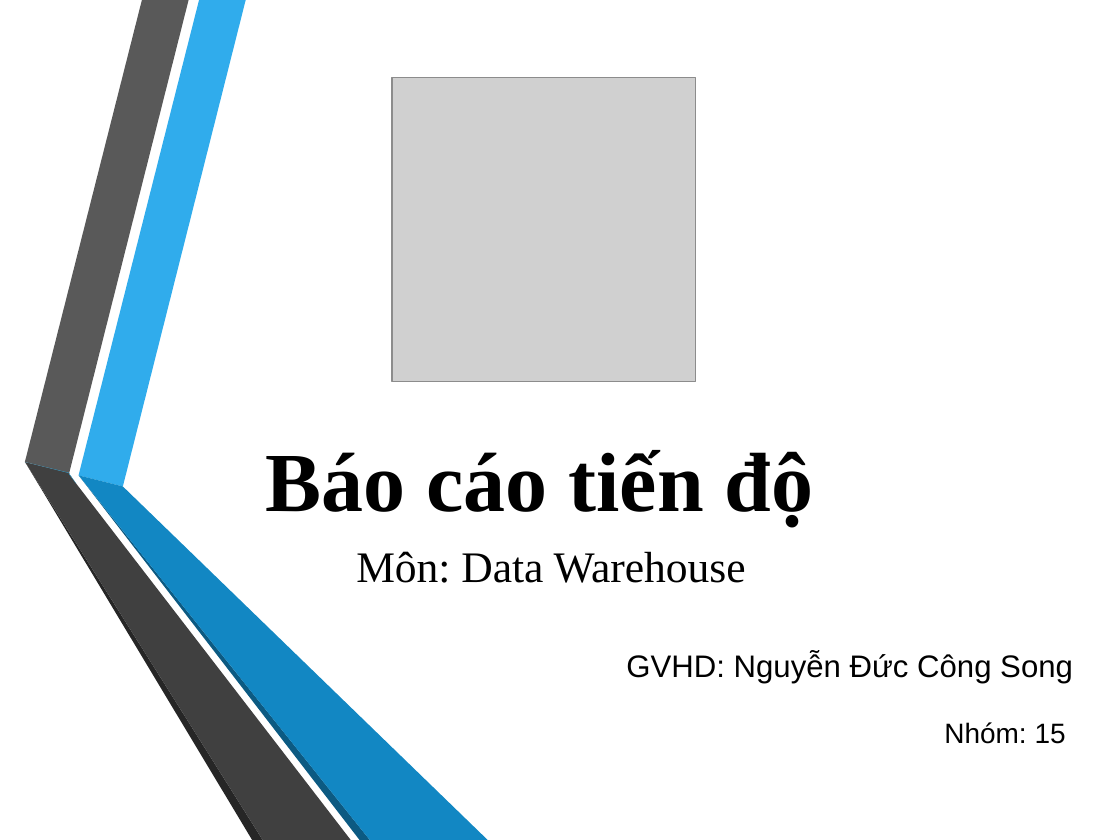
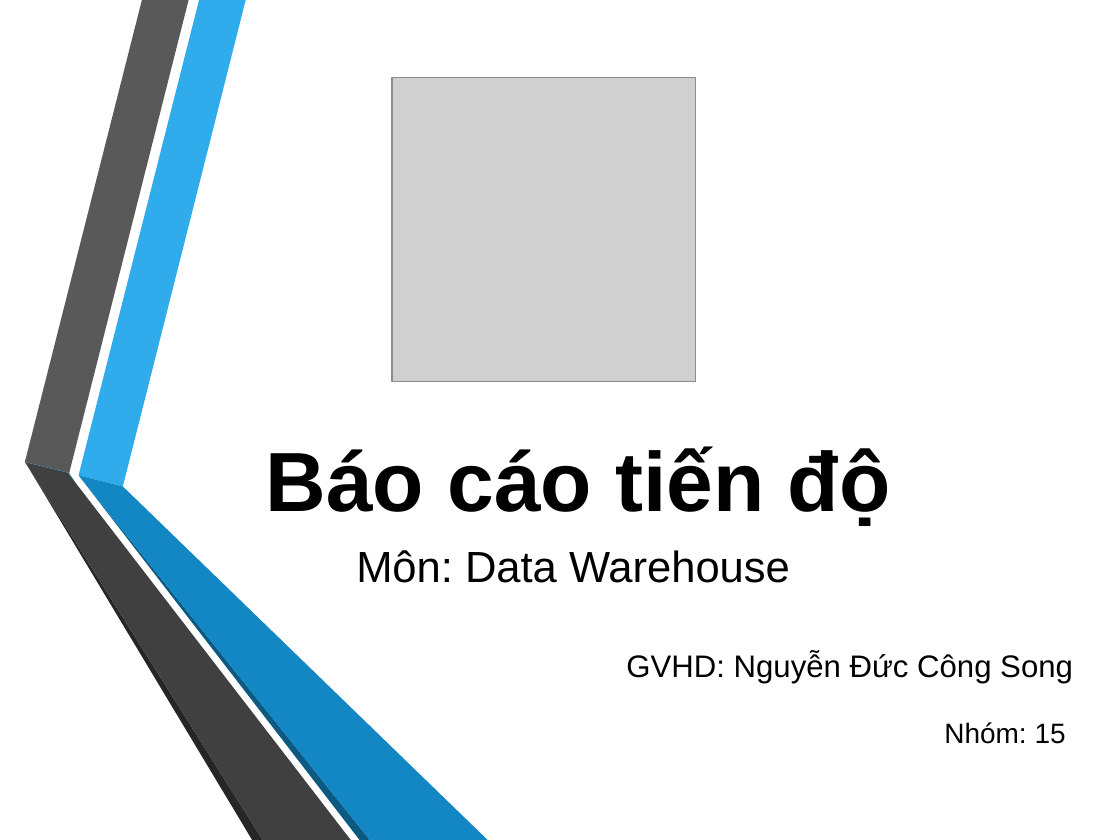
Before and after one commit to ThanhHiep1998/Data-Warehouse-2020_chieu_nhom-15, a slide deck: slide 1 of DataWarehouse_2020_chieu_nhom15.pptx. Drawn at 1120x840 pixels with LibreOffice and Linux fonts; fonts in the diff are those of the drawing; grey boxes stand for pictures; background and template pictures are left out. Boxes give left, top, right and bottom in pixels: in the first picture for what was removed or moved away, otherwise in the second. Text is boxed around its words. In the diff, an @@ line names an element or a change of style, - is before the commit and + after.

```diff
--- a/DataWarehouse_2020_chieu_nhom15.pptx
+++ b/DataWarehouse_2020_chieu_nhom15.pptx
@@ text "Báo cáo tiến độ" at (x1=266, y1=446, x2=890, y2=526): font Times New Roman to Arial @@
@@ text "Môn: Data Warehouse" at (x1=356, y1=550, x2=790, y2=583): font Times New Roman to Arial @@
```
Also in this commit, not shown: 1 other slide changed.
